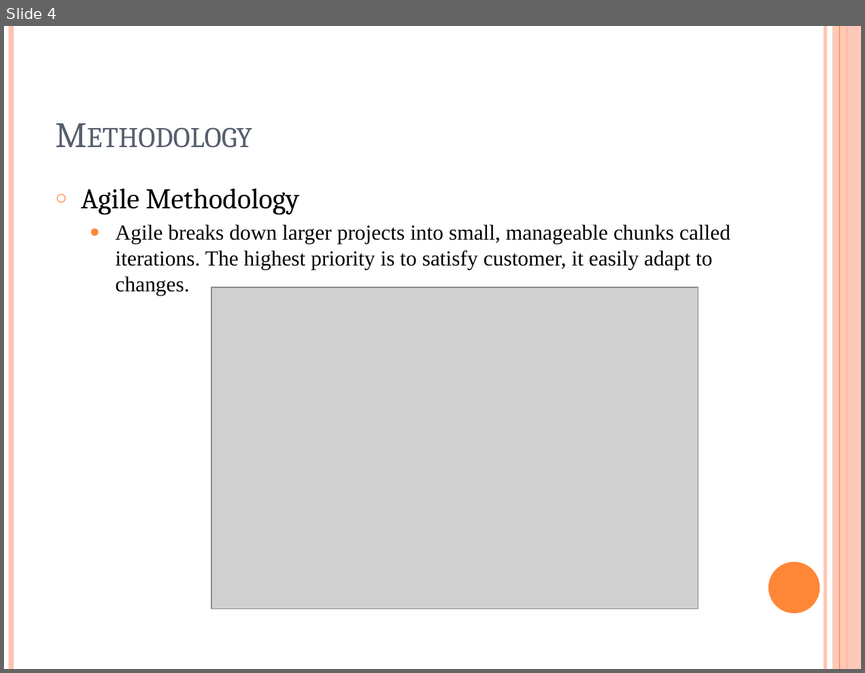
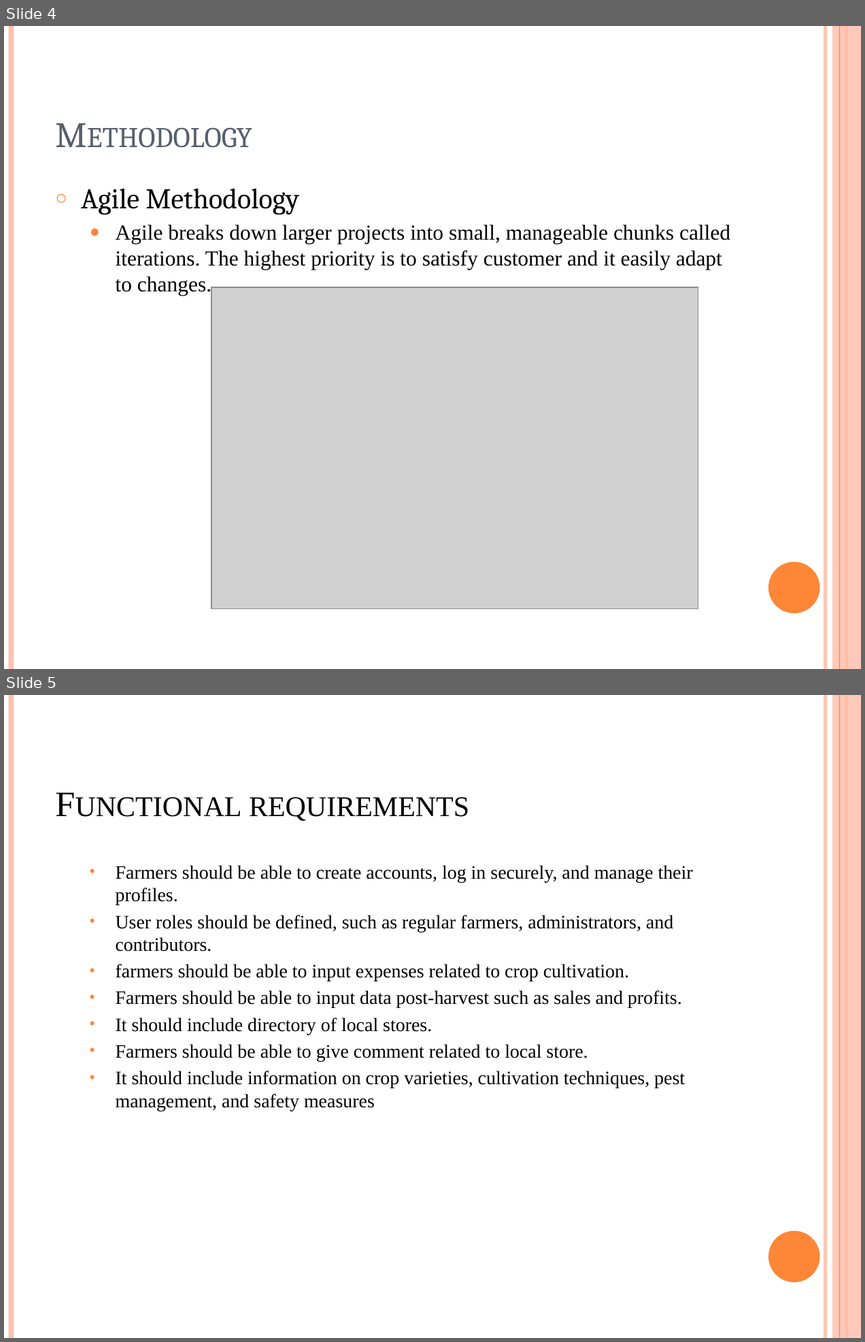
Before and after one commit to deefah/FYPdocument, a slide deck: Final Year Project Design.pptx. Shown one above the other, each under a label of ours: slide 4 before the commit, slides 4 and 5 after it. The pictures are 865x673 and 865x1342 pixels, drawn with LibreOffice and Linux fonts; fonts in the diff are those of the drawing; grey boxes stand for pictures. Boxes give left, top, right and bottom in pixels: in the first picture for what was removed or moved away, otherwise in the second. Text is boxed around its words. In the diff, an @@ line names an element or a change of style, - is before the commit and + after.

```diff
--- a/Final Year Project Design.pptx
+++ b/Final Year Project Design.pptx
@@ slide 5 added at (4, 695, 861, 1338), background #FFFFFF; not listed: 6 template elements that a slide beside it also shows @@
@@ title added at (249, 797, 469, 821), 30 pt, text #000000, small capitals @@
+Functional requirements
@@ text added at (116, 865, 693, 1110), 16 pt, text #000000 @@
+  • Farmers should be able to create accounts, log in securely, and manage their profiles.
+  • User roles should be defined, such as regular farmers, administrators, and contributors.
+  • farmers should be able to input expenses related to crop cultivation.
+  • Farmers should be able to input data post-harvest such as sales and profits.
+  • It should include directory of local stores.
+  • Farmers should be able to give comment related to local store.
+  • It should include information on crop varieties, cultivation techniques, pest management, and safety measures
@@ slide 4 changed as well @@
@@ text at (116, 225, 730, 295): text changed @@
-  ● Agile breaks down larger projects into small, manageable chunks called iterations. The highest priority is to satisfy customer, it easily adapt to changes.
+  ● Agile breaks down larger projects into small, manageable chunks called iterations. The highest priority is to satisfy customer and it easily adapt to changes.
```
Also in this commit, not shown: 8 other slides changed, 7 other slides added, 3 slides removed, 1 other file.
